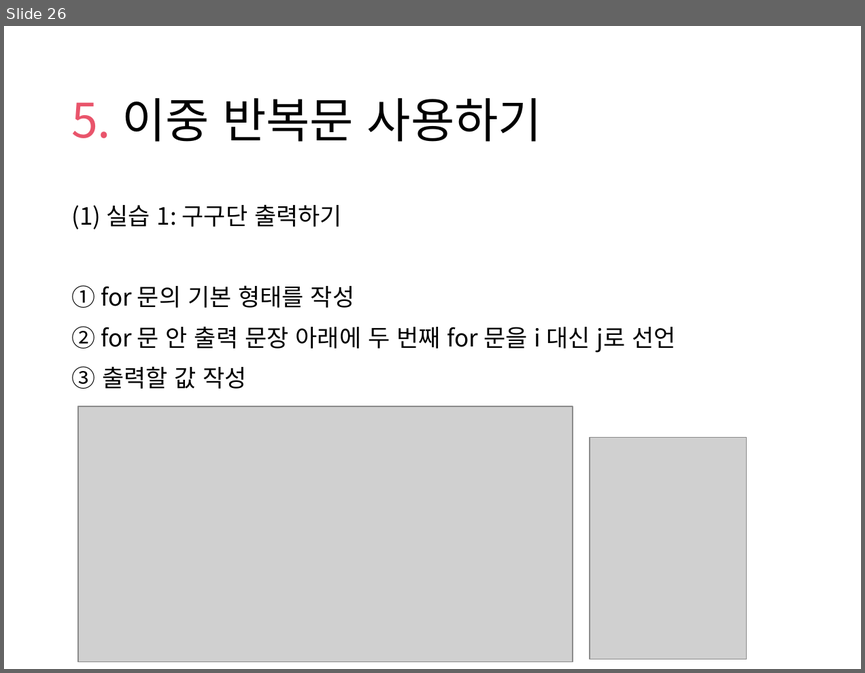
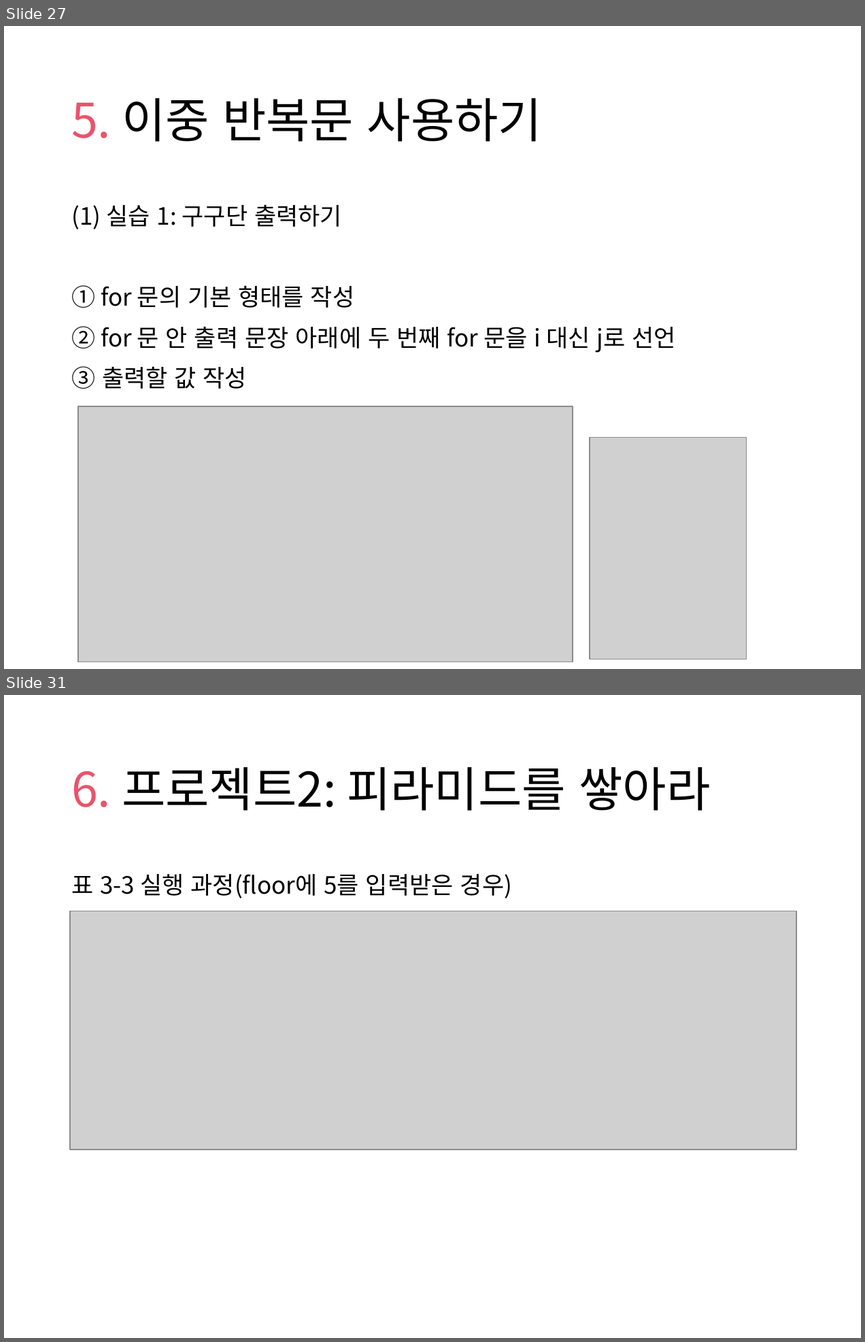
Before and after one commit to comlec/rapa, a slide deck: lecNote/C/03장_연산자_반복문.pptx. Shown one above the other, each under a label of ours: slide 26 before the commit, slides 27 and 31 after it; the slides between them are not shown. The pictures are 865x673 and 865x1342 pixels, drawn with LibreOffice and Linux fonts; fonts in the diff are those of the drawing; grey boxes stand for pictures; background and template pictures are left out. Boxes give left, top, right and bottom in pixels: in the first picture for what was removed or moved away, otherwise in the second. Text is boxed around its words. In the diff, an @@ line names an element or a change of style, - is before the commit and + after.

```diff
--- a/lecNote/C/03장_연산자_반복문.pptx
+++ b/lecNote/C/03장_연산자_반복문.pptx
@@ slide 31 added at [4, 695, 861, 1338], background picture (left out) @@
@@ title added at [71, 767, 711, 811], 40 pt, text #000000 @@
+6. 프로젝트2: 피라미드를 쌓아라
@@ text added at [71, 874, 513, 898], 20 pt, text #000000 @@
+표 3-3 실행 과정(floor에 5를 입력받은 경우)
@@ picture added at [70, 911, 797, 1149] @@
@@ what was slide 26 is now slide 27 @@
```
Also in this commit, not shown: 11 slides changed, 3 other slides added, 9 other files.
